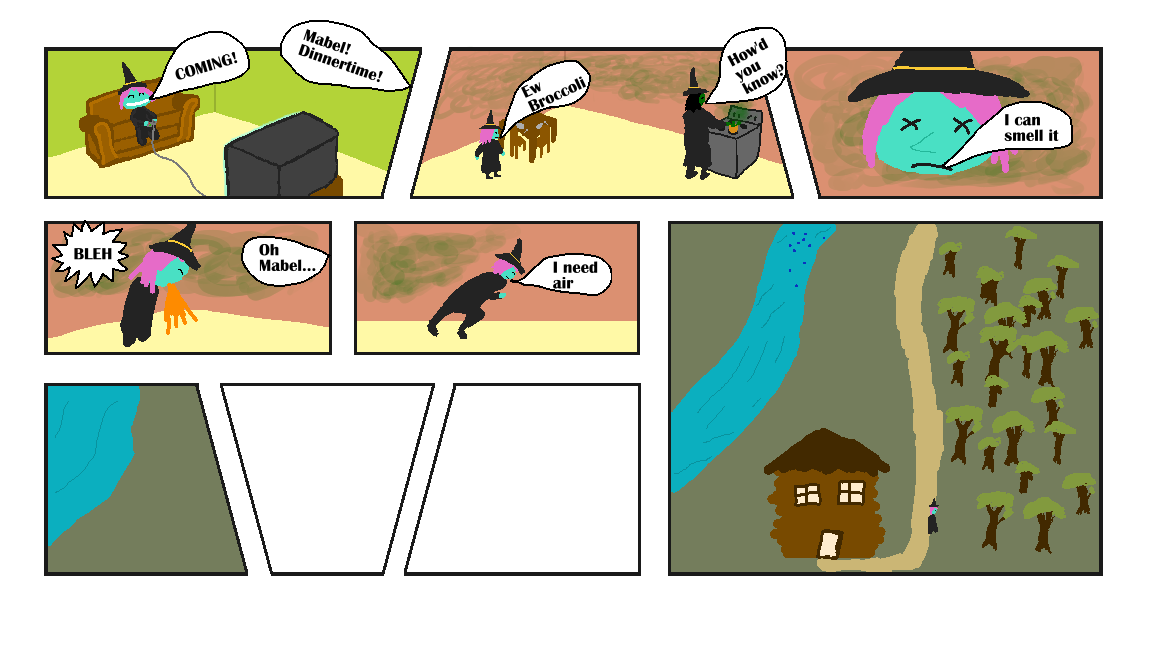
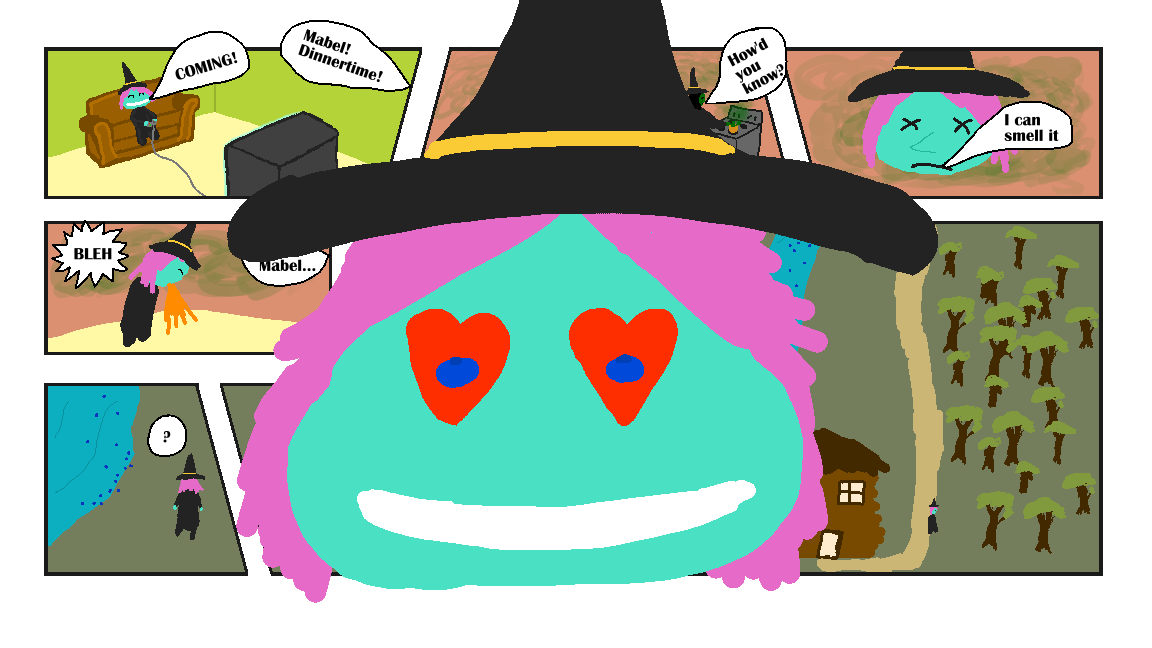
Layered file, before and after one edit (1152x648). Changes by layer:
added group "big face" (2nd of 2) with 6 layers above "Panel 1" over (192, 0, 938, 603)
added layer "hat" (1st of 3, in "big face") in group "big face" over (227, 0, 938, 320)
added layer "hair on top" in group "big face" over (192, 64, 832, 603)
added layer "berries" (1st of 3, in "big face") in group "big face" over (384, 320, 704, 448)
added layer "face" (1st of 2, in "big face") in group "big face" over (320, 256, 768, 576)
added layer "head" (1st of 2, in "big face") in group "big face" over (256, 128, 832, 603)
added layer "hair" (1st of 3, in "big face") in group "big face" over (256, 64, 832, 603)
painted on "question bubble" over (128, 414, 192, 512)
added layer "hat" (2nd of 3, in "Panel 7") in group "Panel 7" over (128, 448, 256, 512)
added layer "hair" (2nd of 3, in "Panel 7") in group "Panel 7" over (128, 448, 256, 512)
added layer "skin" in group "Panel 7" over (128, 448, 256, 512)
added layer "body" (2nd of 3, in "Panel 7") in group "Panel 7" over (128, 448, 256, 540)
painted on "Berries" over (81, 395, 192, 512)
added layer "berries" (3rd of 3, in "Panel 8") in group "Panel 8" over (256, 448, 384, 512)
added layer "hand" (1st of 2, in "Panel 8") in group "Panel 8" over (223, 382, 406, 574)
added layer "grass" in group "Panel 8" over (192, 384, 448, 576)
added layer "chomp bubble" in group "Panel 9" over (512, 384, 640, 512)
added layer "face" (2nd of 2, in "Panel 9") in group "Panel 9" over (512, 448, 576, 507)
added layer "hat" (3rd of 3, in "Panel 9") in group "Panel 9" over (512, 384, 576, 507)
added layer "hand" (2nd of 2, in "Panel 9") in group "Panel 9" over (512, 448, 576, 507)
added layer "body" (3rd of 3, in "Panel 9") in group "Panel 9" over (512, 448, 576, 576)
added layer "hair" (3rd of 3, in "Panel 9") in group "Panel 9" over (512, 448, 576, 507)
added layer "Grass" (3rd of 3, in "Panel 9") in group "Panel 9" over (384, 384, 640, 576)
…and 1 more changes (1 added)
